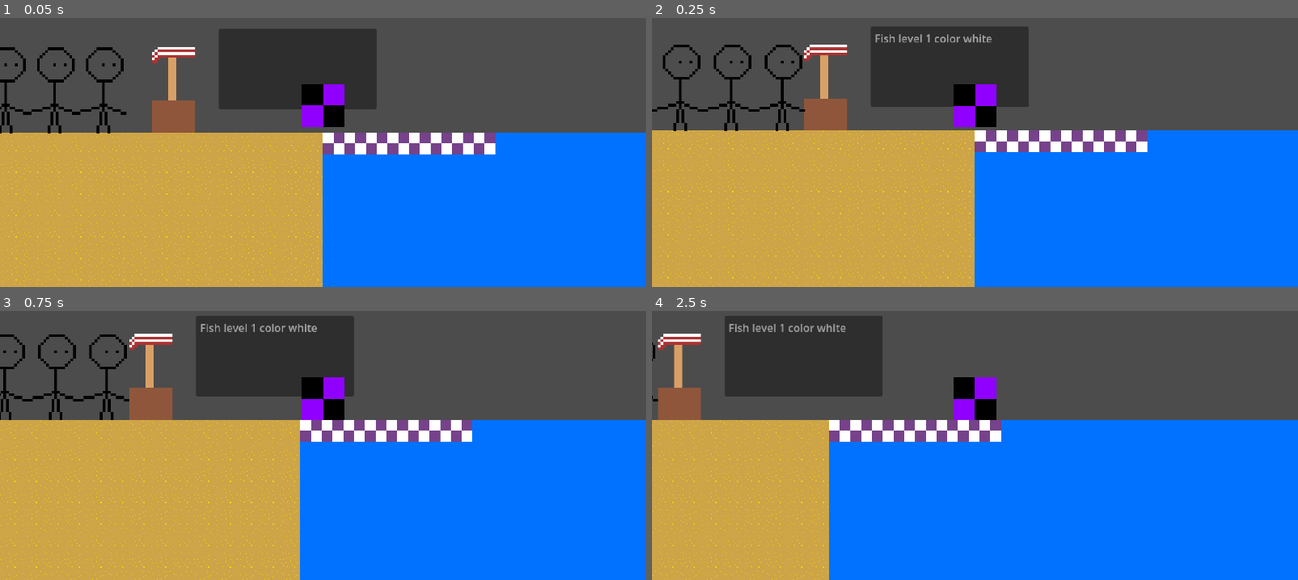
Above: before the commit, frames 1-4 (two rows, left to right).
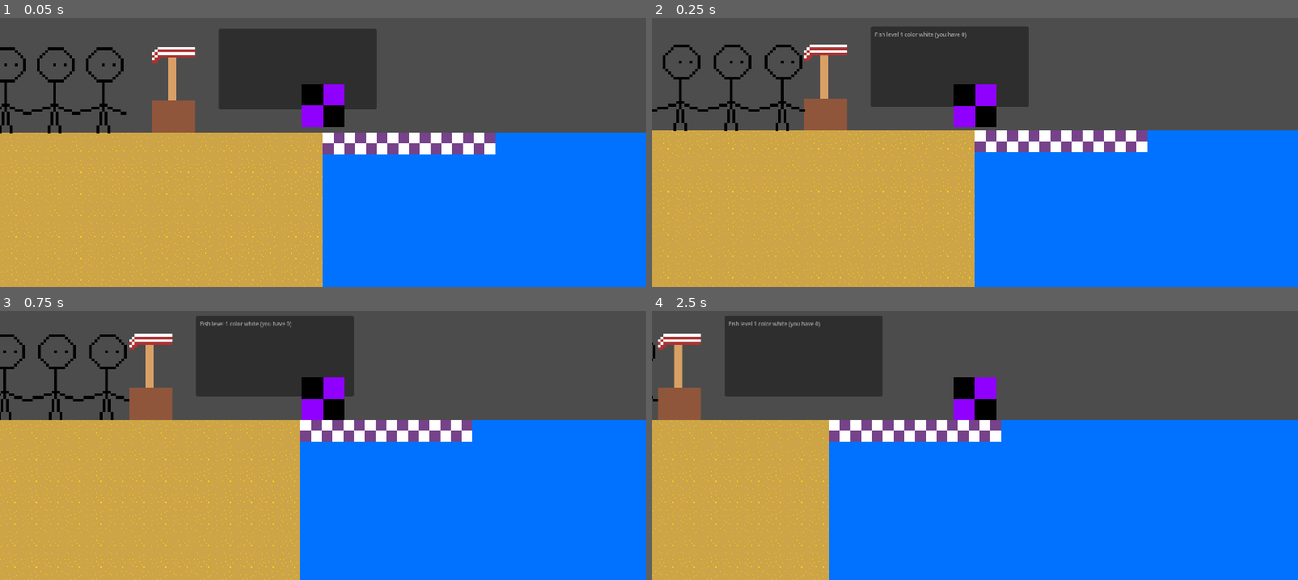
Above: after the commit, the same moments.

Repository: DevMa7e1/gamejam-game
Game: Godot game, scene res://Scenes/scene1.tscn
Same seed, same stepped clock (60 frames per second), same inputs: the game is played once before the commit and once after it.
Inputs:
- Up to frame 1 (0.05 s): no input
- Up to frame 2 (0.25 s): no input
- Up to frame 3 (0.75 s): tap Enter (ui_accept) at 0.5 s; hold Right (ui_right) from 0.53 s (still down); tap Space (customer key) at 0.6 s
- Up to frame 4 (2.5 s): tap Enter (ui_accept) at 0.77, 1.52, 2 s; release Right (ui_right) at 1.28 s; hold Down (ui_down) 1.28-2.03 s; tap Space (customer key) at 1.35, 2.3 s; hold Right (ui_right) from 2.03 s (still down); tap F (fish net key) at 2.1 s

Frame 1 is identical in both runs. In frame 2, 0.3% of the frame differs, in the area x 34-53%, y 5-10%; in frame 3, 0.3%; in frame 4, 0.4%, in the area x 11-30%, y 3-8%.

Commit message:
The customer system is working.

Diff:
--- a/Scenes/scene1.tscn
+++ b/Scenes/scene1.tscn
@@ -79,6 +79,7 @@
 offset_top = -155.0
 offset_right = 80.0
 offset_bottom = -35.0
+theme_override_font_sizes/font_size = 8
 
 [node name="RigidBody2D" type="RigidBody2D" parent="." unique_id=107888402]
 position = Vector2(0, -41)
--- a/Scripts/main.gd
+++ b/Scripts/main.gd
@@ -66,13 +66,22 @@
 		level_probs[level] -= .05
 		level_probs[level+1] += .05
 
+var dem_fishes_that_they_want = []
+
 func _new_customer(body):
 	customer = body
 	print(body)
 	$Node2D/ItemList.clear()
+	dem_fishes_that_they_want.clear()
 	for i in range(len(level_probs)):
 		if(randf() < level_probs[i]):
-			$Node2D/ItemList.add_item("Fish level " + str(i+1) + " color " + colors.pick_random())
+			var color = colors.pick_random()
+			var have = 0
+			for j in le_fishes:
+				if j[0] == level && j[1] == colors.find(color):
+					have += 1
+			$Node2D/ItemList.add_item("Fish level " + str(i+1) + " color " + color + " (you have "+str(have)+")")
+			dem_fishes_that_they_want.append([i+1, colors.find(color), have])
 
 func _process(delta: float) -> void:
 	time += delta
@@ -82,6 +91,16 @@
 		if(customer):
 			customer.queue_free()
 			gen_customer()
+	if Input.is_action_just_pressed("customer key"):
+		var ok = true
+		for i in dem_fishes_that_they_want:
+			if(i[2] < 1):
+				ok = false
+		if(ok):
+			customer.queue_free()
+			gen_customer()
+			for i in dem_fishes_that_they_want:
+				le_fishes.erase([i[0], i[1]])
 	if Input.is_action_just_pressed("ui_accept"):
 		print_all_fish_positions()
 	if(day && time-last_cycle_time >= 60*12):
